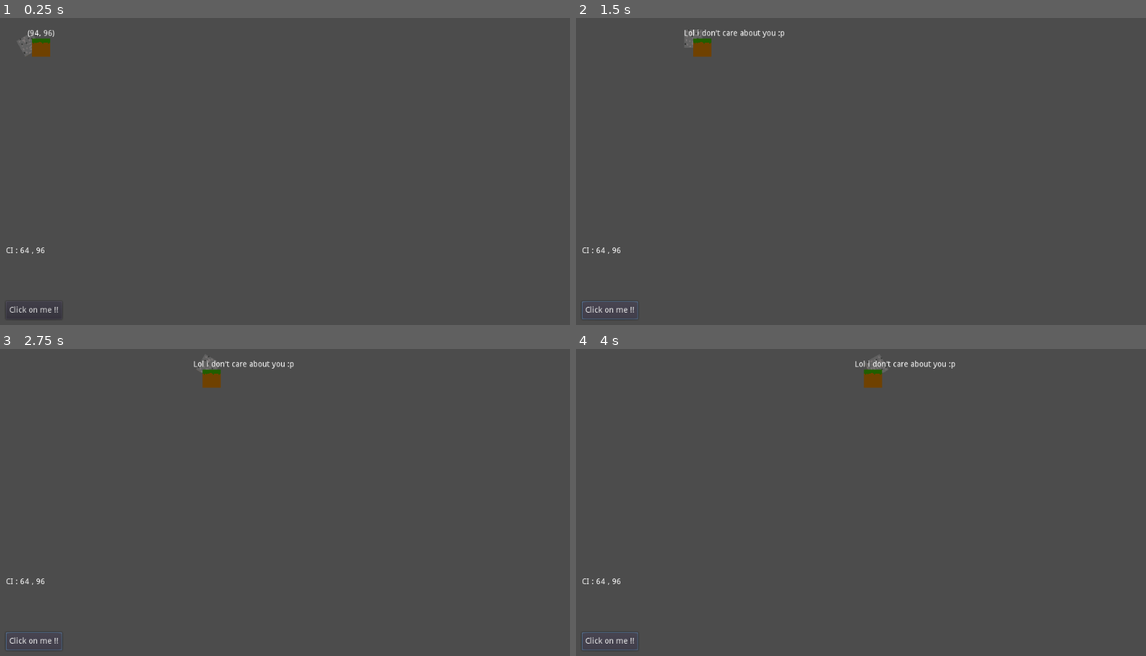
Above: before the commit, frames 1-4 (two rows, left to right).
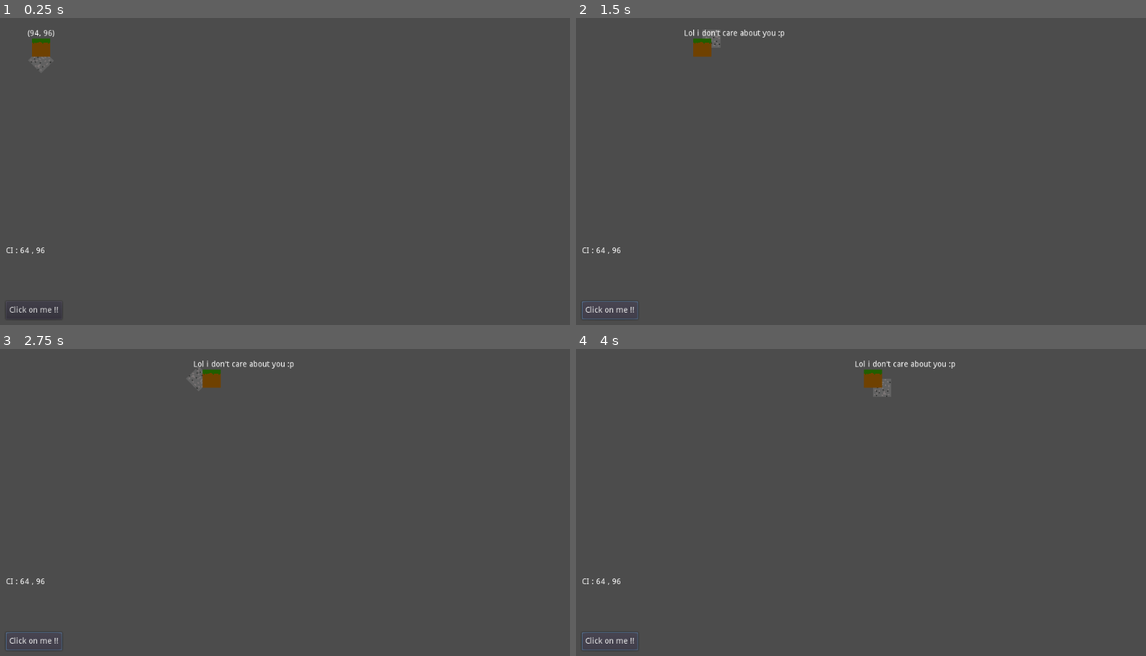
Above: after the commit, the same moments.

Repository: Florian-DELRIEU/Godot-Test
Game: Godot game, scene res://Scenes/MainNode.tscn
Same seed, same stepped clock (60 frames per second), same inputs: the game is played once before the commit and once after it.
Inputs:
- Up to frame 1 (0.25 s): no input
- Up to frame 2 (1.5 s): click "Click on me !!" at 0.5 s; click "Click on me !!" at 1.25 s
- Up to frame 3 (2.75 s): click "Click on me !!" at 2 s
- Up to frame 4 (4 s): no input

The runs differ from the first frame. In frame 1, less than 0.1% of the frame differs, in the area x 3-9%, y 5-18%; in frame 2, less than 0.1%; in frame 3, less than 0.1%; in frame 4, less than 0.1%.

Commit message:
add somes variables imports

Diff:
--- a/Scenes/MainNode.gd
+++ b/Scenes/MainNode.gd
@@ -4,8 +4,17 @@
 onready var enfant = get_node("Parent/Enfant") # = $Parent/Enfant
 onready var scene_label = get_node("SceneLabel")
 var time = 0
+
 export (int) var speed = 2
-export (int) var speed_rotate = 10
+export (float,0,10,1) var speed_rotate  # selecteur
+export (Color,RGB) var color01
+export (String) var txt01
+export (String,MULTILINE) var txt02
+export (PackedScene) var bullet
+export (Texture) var texture01
+enum Class {GUERRIER,MAGE,VOLEUR}
+export (Class) var choix_classes
+
 var pressed = false
 
 func _ready():
--- a/Scenes/MainNode.tscn
+++ b/Scenes/MainNode.tscn
@@ -5,6 +5,8 @@
 
 [node name="MainNode" type="Node2D"]
 script = ExtResource( 2 )
+speed_rotate = 3.0
+color01 = Color( 0.6, 0.396078, 0.396078, 1 )
 
 [node name="Parent" type="Sprite" parent="."]
 position = Vector2( 64, 96 )
Not shown, changed: .mono/metadata/ide_messaging_meta.txt
